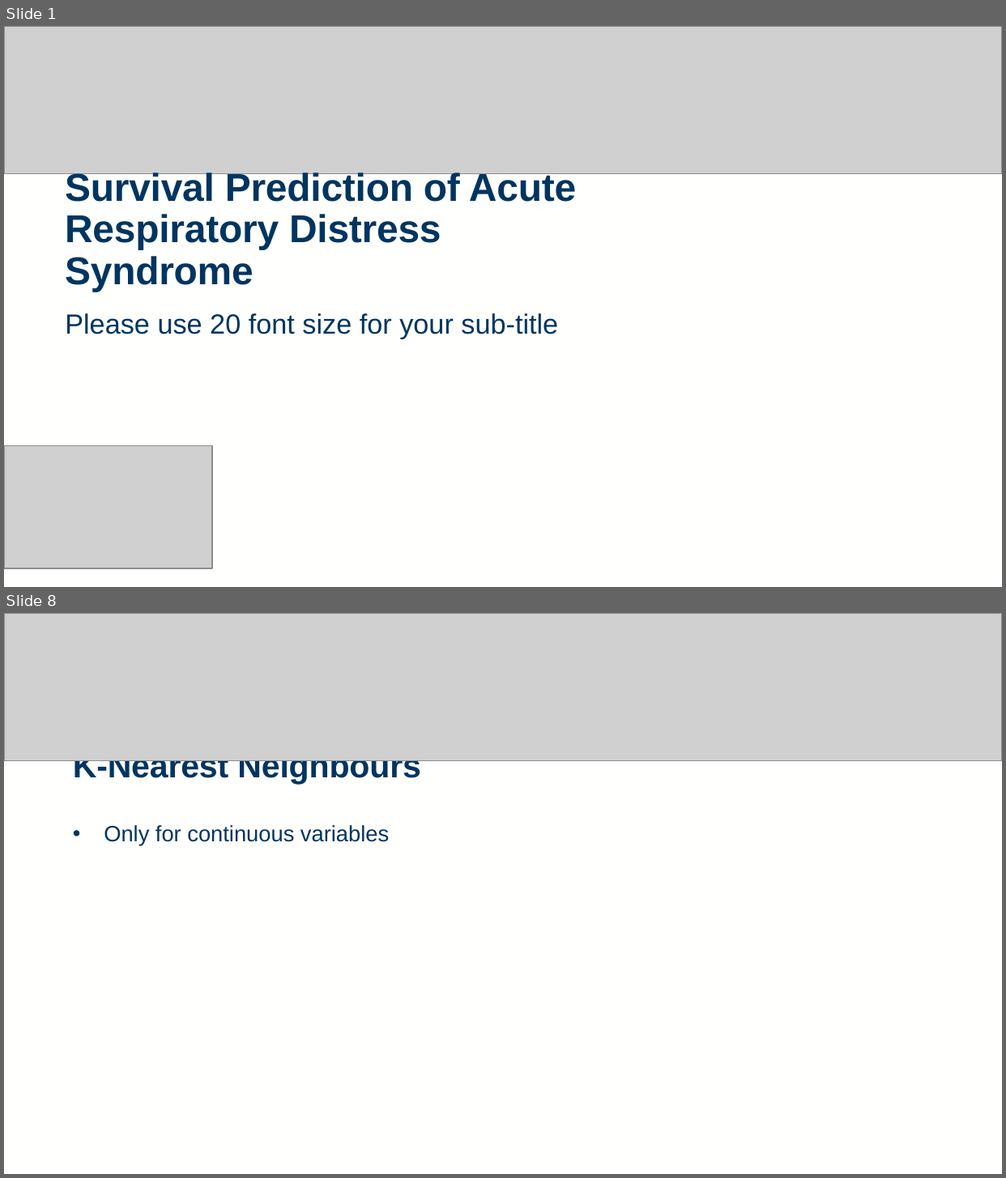
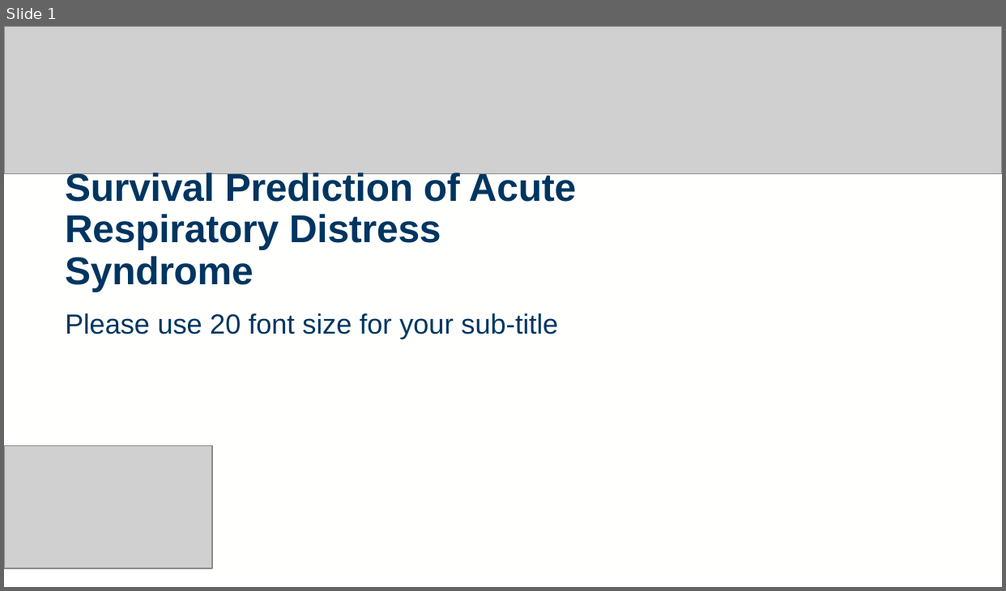
Before and after one commit to rtedwards/ARDS-classification, a slide deck: viva/viva_2416963E.pptx. Shown one above the other, each under a label of ours: slides 1 and 8 before the commit, slide 1 after it; the slides between them are not shown. The pictures are 1006x1178 and 1006x591 pixels, drawn with LibreOffice and Linux fonts; fonts in the diff are those of the drawing; grey boxes stand for pictures; background and template pictures are left out. Boxes give left, top, right and bottom in pixels: in the first picture for what was removed or moved away, otherwise in the second. Text is boxed around its words. In the diff, an @@ line names an element or a change of style, - is before the commit and + after.

```diff
--- a/viva/viva_2416963E.pptx
+++ b/viva/viva_2416963E.pptx
@@ slide 8 removed at box(4, 613, 1002, 1174), background #FFFFFE; not listed: 3 template elements that a slide beside it also shows @@
@@ picture removed at box(4, 613, 1002, 760) @@
@@ rectangle removed at box(66, 745, 472, 1150) @@
@@ title removed at box(73, 760, 421, 785) @@
-K-Nearest Neighbours
@@ text removed at box(104, 825, 389, 846) @@
-• Only for continuous variables
```
Also in this commit, not shown: 7 slides changed, 7 slides added, 6 other slides removed, 1 other file.
